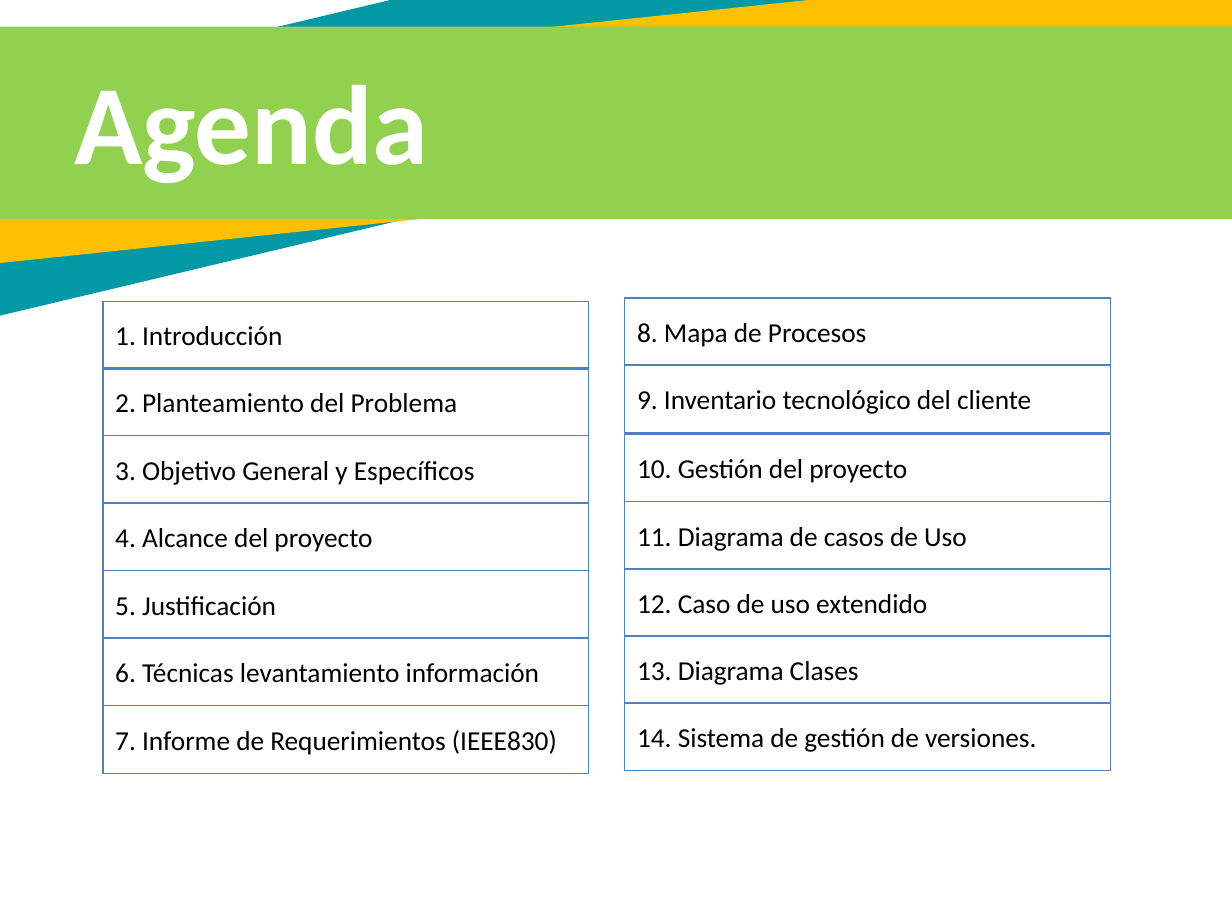
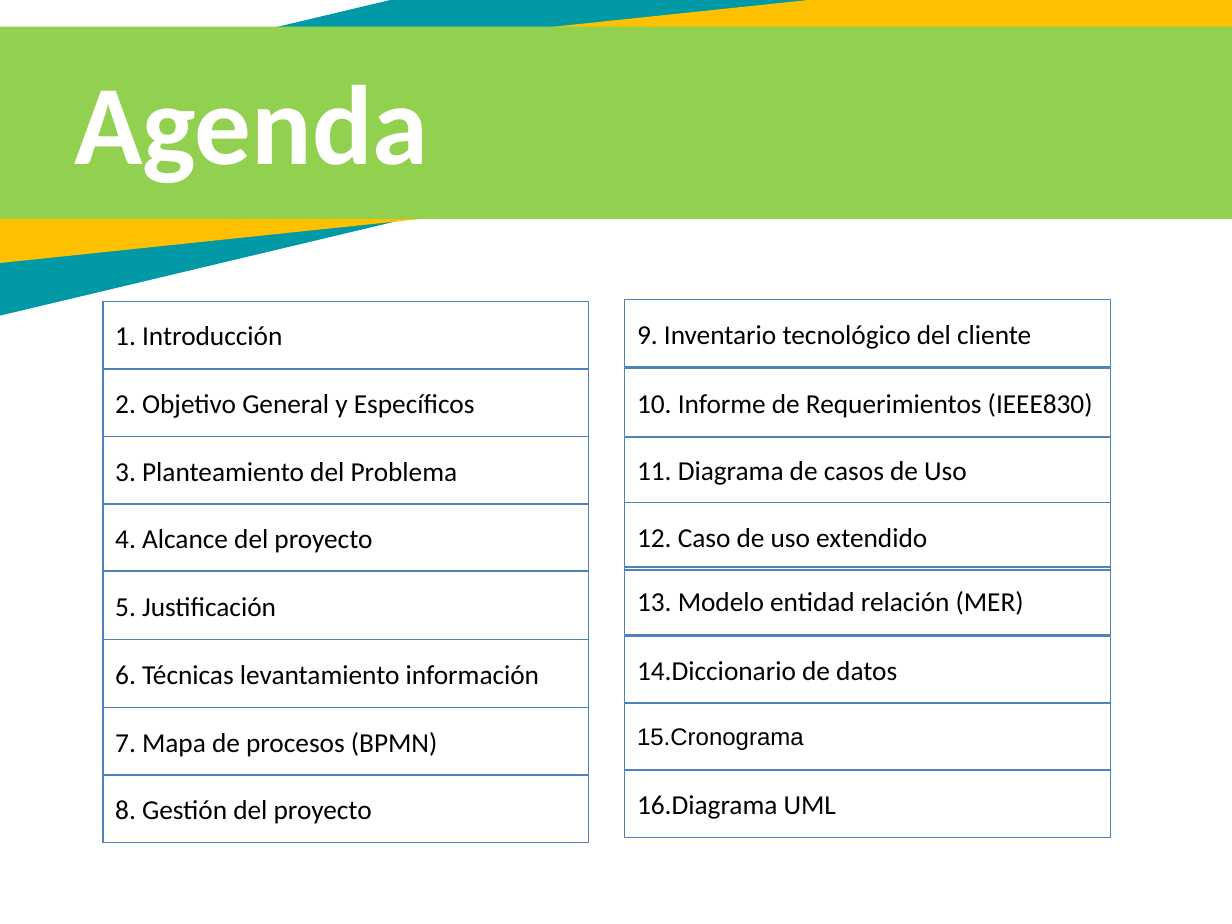
Before and after one commit to Miguel010293/Quickgift, a slide deck: slide 3 of Documentacion/Presentacion/Proyecto Quickgift 4Trim.pptx. Drawn at 1232x924 pixels with LibreOffice and Linux fonts; fonts in the diff are those of the drawing. Boxes give left, top, right and bottom in pixels: in the first picture for what was removed or moved away, otherwise in the second. Text is boxed around its words. In the diff, an @@ line names an element or a change of style, - is before the commit and + after.

```diff
--- a/Documentacion/Presentacion/Proyecto Quickgift 4Trim.pptx
+++ b/Documentacion/Presentacion/Proyecto Quickgift 4Trim.pptx
@@ rectangle removed at (625,298,1110,366) @@
-8. Mapa de Procesos
@@ rectangle "2. Objetivo General y Específicos": place and size @@
-rectangle "2. Objetivo General y Específicos" at (103,436,589,504)
+rectangle "2. Objetivo General y Específicos" at (103,368,589,436)
@@ rectangle added at (625,368,1110,436), outline #4F81BD 0.75 pt, 16 pt, text #000000 @@
+10. Informe de Requerimientos (IEEE830)
@@ text in rectangle at (115,394,475,418): text changed @@
-3. Objetivo General y Específicos
+2. Objetivo General y Específicos
@@ rectangle "3. Planteamiento del Problema": place and size @@
-rectangle "3. Planteamiento del Problema" at (103,367,589,435)
+rectangle "3. Planteamiento del Problema" at (103,436,589,504)
@@ text in rectangle at (115,462,458,482): text changed @@
-2. Planteamiento del Problema
+3. Planteamiento del Problema
@@ 3 rectangles: place and size @@
-3 rectangles at (625,365,1110,637)
+3 rectangles at (625,299,1110,570)
@@ rectangle added at (625,567,1110,634), outline #4F81BD 0.75 pt, 16 pt, text #000000 @@
+13. Modelo entidad relación (MER)
@@ text in rectangle at (637,661,897,681): text changed @@
-13. Diagrama Clases
+14.Diccionario de datos
@@ text in rectangle at (115,732,437,757): text changed @@
-7. Informe de Requerimientos (IEEE830)
+7. Mapa de procesos (BPMN)
@@ text in rectangle at (637,728,804,750): text changed; size 16 to 14 pt; font Calibri to Arial @@
-14. Sistema de gestión de versiones.
+15.Cronograma
@@ rectangle "8. Gestión del proyecto": place and size @@
-rectangle "8. Gestión del proyecto" at (625,434,1110,501)
+rectangle "8. Gestión del proyecto" at (103,775,589,843)
@@ rectangle added at (625,770,1110,838), outline #4F81BD 0.75 pt, 16 pt, text #000000 @@
+16.Diagrama UML
@@ text in rectangle at (115,800,372,824): text changed @@
-10. Gestión del proyecto
+8. Gestión del proyecto
```
Also in this commit, not shown: 3 slides added, 15 other files.
